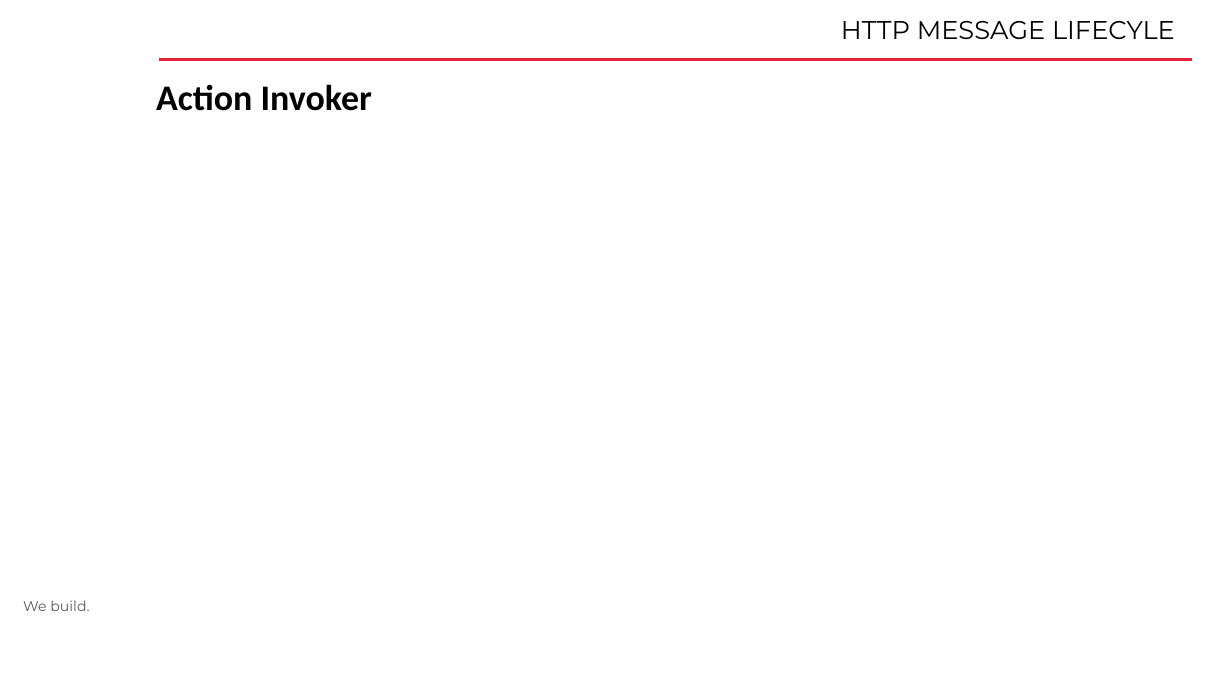
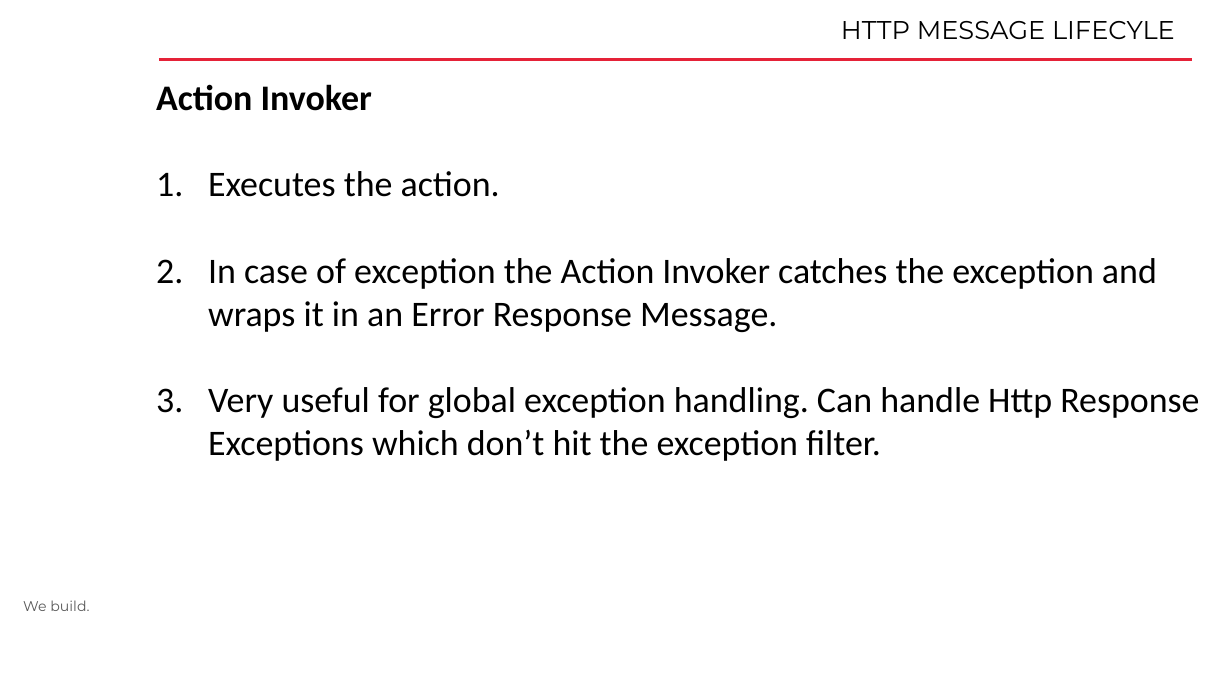
Before and after one commit to VladimirDimov/Learning, a slide deck: slide 14 of ASP_ExtensionPoints/Presentation/WebAPI.pptx. Drawn at 1232x693 pixels with LibreOffice and Linux fonts; fonts in the diff are those of the drawing; background and template pictures are left out. Boxes give left, top, right and bottom in pixels: in the first picture for what was removed or moved away, otherwise in the second. Text is boxed around its words. In the diff, an @@ line names an element or a change of style, - is before the commit and + after.

```diff
--- a/ASP_ExtensionPoints/Presentation/WebAPI.pptx
+++ b/ASP_ExtensionPoints/Presentation/WebAPI.pptx
@@ text at (208,171,1199,461): paragraphs added @@
+1. Executes the action.
+2. In case of exception the Action Invoker catches the exception and wraps it in an Error Response Message.
+3. Very useful for global exception handling. Can handle Http Response Exceptions which don’t hit the exception filter.
```
Also in this commit, not shown: 1 other slide changed, 14 other files.
